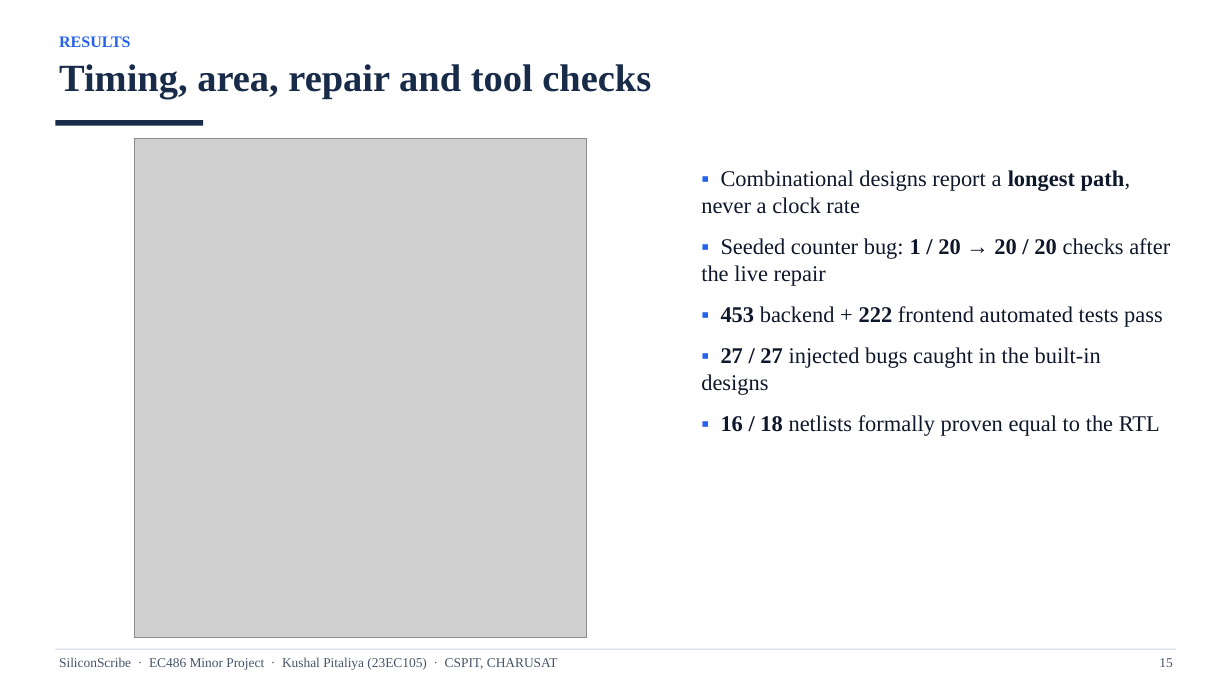
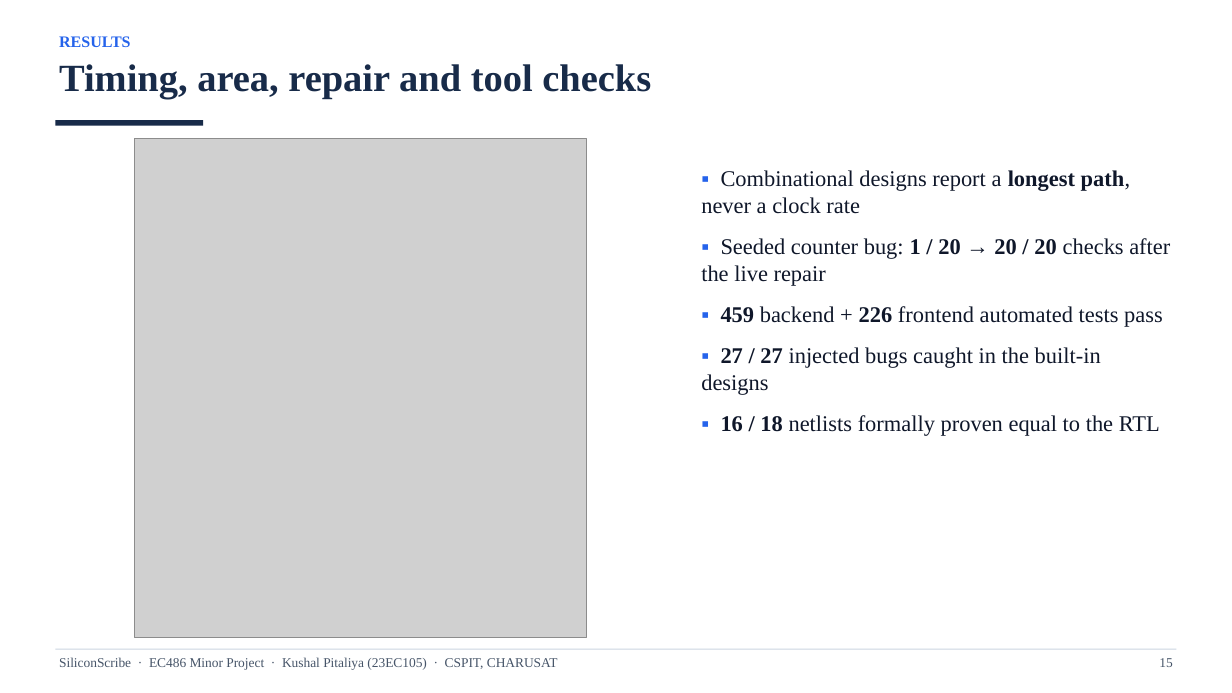
Before and after one commit to k-pitaliya/siliconscribe, a slide deck: slide 15 of docs/23EC105_Kushal_Pitaliya_SiliconScribe_Viva_Presentation.pptx. Drawn at 1232x693 pixels with LibreOffice and Linux fonts; fonts in the diff are those of the drawing; grey boxes stand for pictures. Boxes give left, top, right and bottom in pixels: in the first picture for what was removed or moved away, otherwise in the second. Text is boxed around its words. In the diff, an @@ line names an element or a change of style, - is before the commit and + after.

```diff
--- a/docs/23EC105_Kushal_Pitaliya_SiliconScribe_Viva_Presentation.pptx
+++ b/docs/23EC105_Kushal_Pitaliya_SiliconScribe_Viva_Presentation.pptx
@@ text at [721, 306, 1163, 327]: text changed @@
-▪ 453 backend + 222 frontend automated tests pass
+▪ 459 backend + 226 frontend automated tests pass
```
Also in this commit, not shown: 1 other slide changed, 17 other files.
